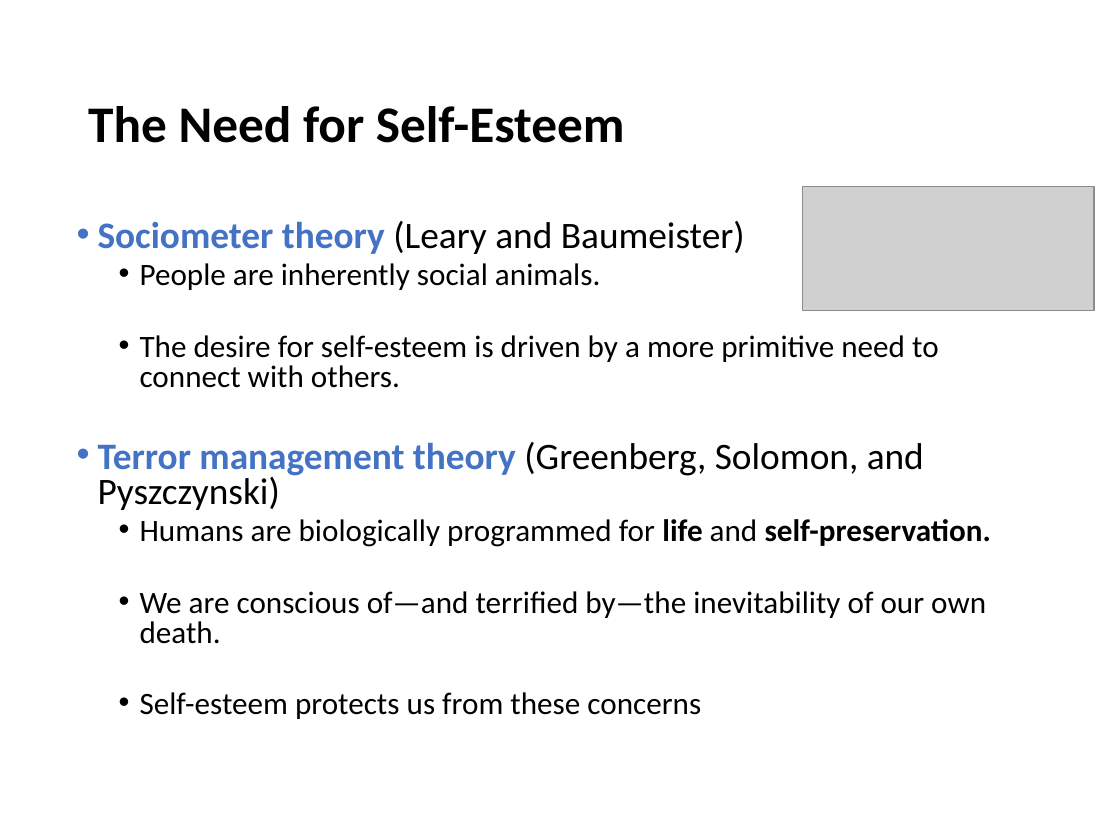
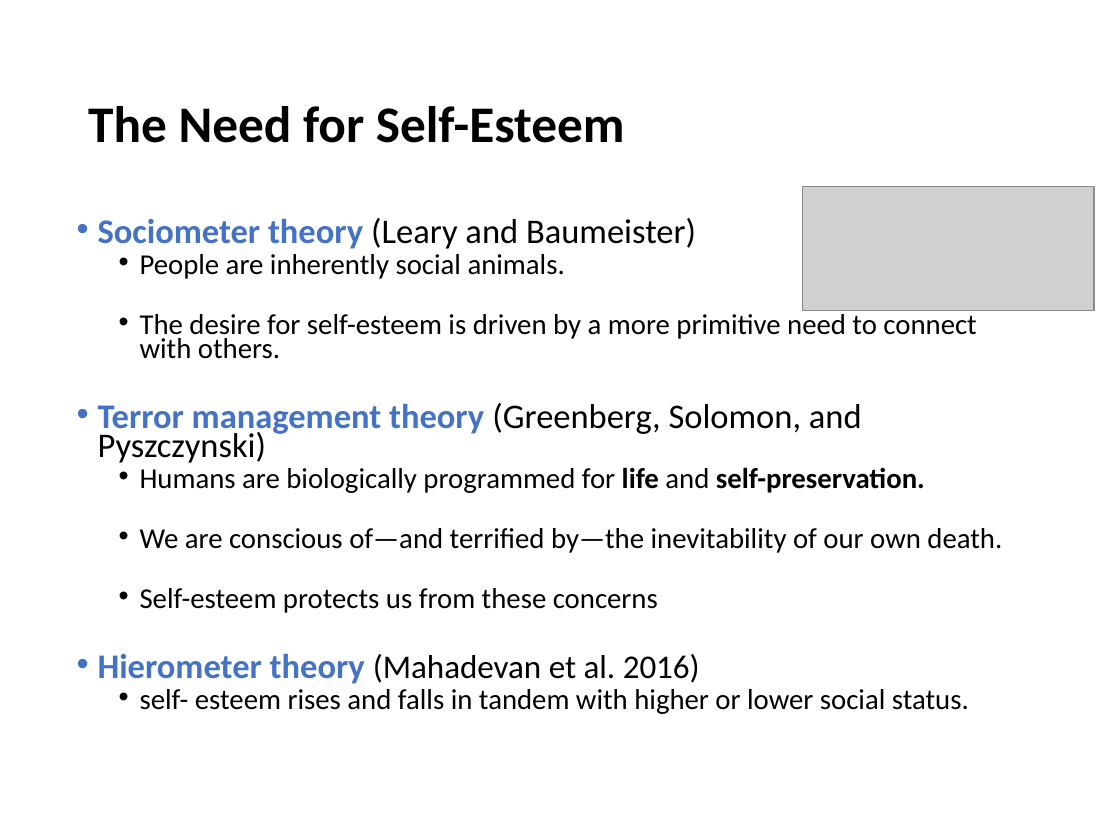
Before and after one commit to npm27/Teaching-Materials, a slide deck: slide 29 of Social Psych/Slides/4 The Social Self.pptx (slide 24 before the commit). Drawn at 1120x840 pixels with LibreOffice and Linux fonts; fonts in the diff are those of the drawing; grey boxes stand for pictures. Boxes give left, top, right and bottom in pixels: in the first picture for what was removed or moved away, otherwise in the second. Text is boxed around its words. In the diff, an @@ line names an element or a change of style, - is before the commit and + after.

Commit message:
working on social class

```diff
--- a/Social Psych/Slides/4 The Social Self.pptx
+++ b/Social Psych/Slides/4 The Social Self.pptx
@@ text at (x1=98, y1=218, x2=1002, y2=613): size 24 to 22.2 pt in "Sociometer theory (Leary and Baumeister)", "Terror management theory (Greenberg, Solomon, and Pyszczynsk ..."; size 20 to 18.5 pt in "People are inherently social animals.", "The desire for self-esteem is driven by ...", "Humans are biologically programmed for life and ...", "We are conscious of—and terrified by—the inevitability ..." and 1 more places; line spacing 0.8 to 0.7 @@
@@ text at (x1=98, y1=653, x2=969, y2=714): paragraphs added @@
+• Hierometer theory (Mahadevan et al. 2016)
+  • self- esteem rises and falls in tandem with higher or lower social status.
```
Also in this commit, not shown: 5 other slides changed, 8 slides added, 2 slides removed, 1 other file.
